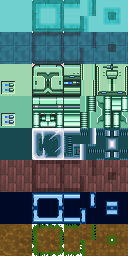
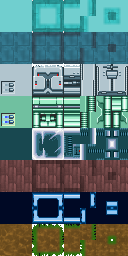
Revision of a layered 128 × 256 image; what changed, layer by layer:
painted on "Borders" over [0, 64, 128, 96]
painted on "tiles.png" over [0, 64, 128, 96]
